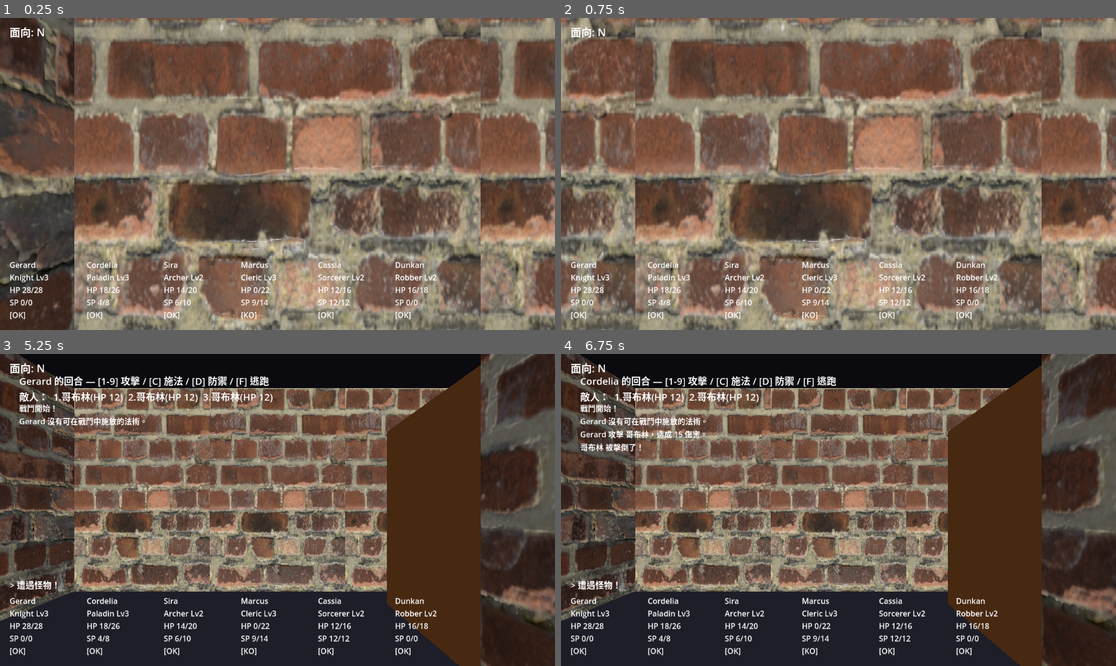
Above: before the commit, frames 1-4 (two rows, left to right).
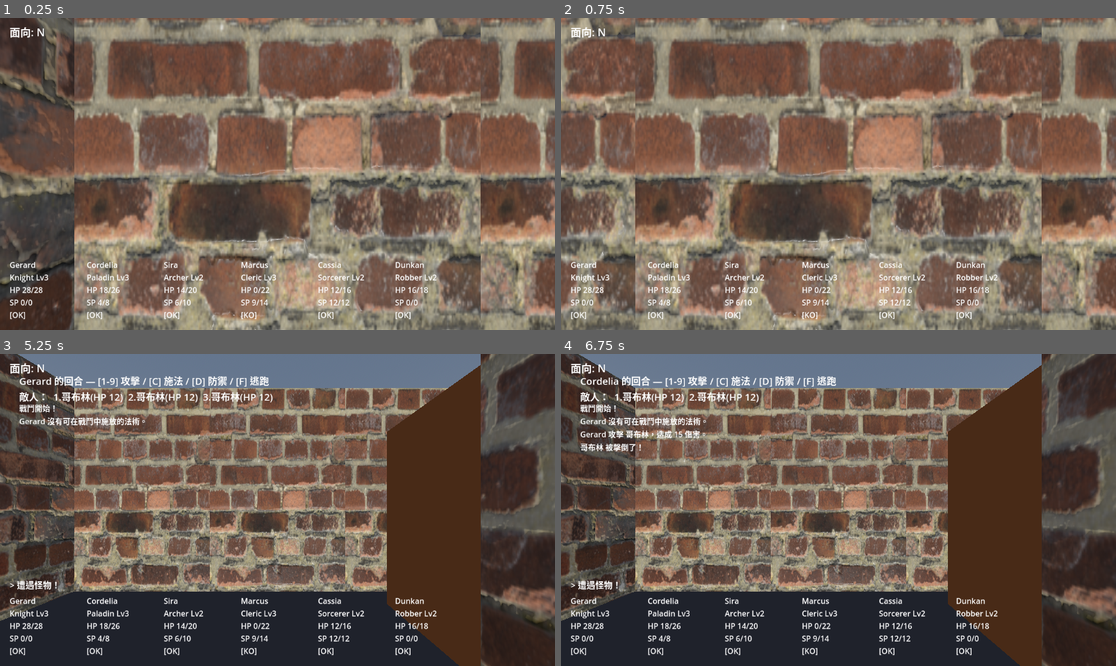
Above: after the commit, the same moments.

Repository: kurtsgm/mm
Game: Godot game, scene res://presentation/world/main.tscn
Same seed, same stepped clock (60 frames per second), same inputs: the game is played once before the commit and once after it.
Inputs (mouse positions are in pixels of both pictures, inside the frame that each line leads up to):
- Up to frame 1 (0.25 s): no input
- Up to frame 2 (0.75 s): tap Enter at 0.5 s; move the mouse to (960, 158) at 0.52 s; hold E (strafe_right) from 0.53 s (still down); hold Shift from 0.53 s (still down); click (960, 158) at 0.67 s
- Up to frame 3 (5.25 s): release E (strafe_right) at 1.25 s; release Shift at 1.25 s; tap Space at 1.25, 2.75, 4.25 s; drag from (166, 525) to (249, 572) at 1.27 s; tap Enter at 2, 3.5 s; move the mouse to (333, 441) at 2.02 s; hold E (strafe_right) 2.03-2.75 s; tap Ctrl at 2.1 s; drag from (249, 572) to (111, 463) at 2.77 s; move the mouse to (444, 556) at 3.52 s; hold Q (strafe_left) 3.53-4.25 s; tap 9 at 3.6 s; drag from (111, 463) to (194, 432) at 4.27 s; move the mouse to (305, 510) at 5.02 s; hold S (move_back) from 5.03 s (still down); tap C at 5.1 s; click (305, 510) at 5.17 s
- Up to frame 4 (6.75 s): release S (move_back) at 5.75 s; drag from (755, 432) to (727, 525) at 5.77 s; move the mouse to (960, 494) at 6.52 s; hold W (move_forward) from 6.53 s (still down); tap 2 at 6.6 s

The runs differ from the first frame. In frame 1, less than 0.1% of the frame differs, in the area x 78-85%, y 3-7%; in frame 2, less than 0.1%; in frame 3, 8.1%, in the area x 3-87%, y 0-29%; in frame 4, 8.1%.

Commit message:
feat(world): procedural sky background on WorldEnvironment
Background now a ProceduralSkyMaterial (zero-asset; sun follows the
DirectionalLight). Visible above the 3-tall walls in open areas. Inline
comment documents swapping to a real HDRI via PanoramaSkyMaterial.
248/248, boot clean.

Co-Authored-By: Claude Opus 4.8 (1M context) <noreply@anthropic.com>

Diff:
--- a/presentation/world/main.gd
+++ b/presentation/world/main.gd
@@ -2,11 +2,10 @@
 
 const MAP_PATH := "res://content/maps/level01.txt"
 
-# 環境光：補一層 ambient，讓背光/陰影區不會全黑、看得清材質。
-# 太暗就調高 AMBIENT_ENERGY；想換色調改 AMBIENT_COLOR；BG_VOID_COLOR 是牆外虛空底色。
+# 環境光 + 天空。太暗就調高 AMBIENT_ENERGY；想換色調改 AMBIENT_COLOR。
+# 背景用程序天空（零素材）；要換真實 HDRI 全景見 _setup_environment 內註解。
 const AMBIENT_COLOR := Color(0.72, 0.74, 0.82)
 const AMBIENT_ENERGY := 0.5
-const BG_VOID_COLOR := Color(0.04, 0.04, 0.06)
 
 @onready var _world_builder: WorldBuilder = $WorldBuilder
 @onready var _player: PlayerController = $PlayerController
@@ -60,9 +59,17 @@
 	GameState.player_facing = map.start_facing
 
 func _setup_environment() -> void:
+	# 背景天空：程序天空（零素材；太陽光暈方向跟隨 DirectionalLight3D）。
+	# 要換真實天空：下載一張「等距全景 HDRI」(Poly Haven HDRIs，.hdr/.exr，2:1)，
+	#   放進 res://content/sky/ → Godot import → 把下面兩行換成：
+	#     var pano := PanoramaSkyMaterial.new()
+	#     pano.panorama = load("res://content/sky/<檔名>.hdr")
+	#     sky.sky_material = pano
+	var sky := Sky.new()
+	sky.sky_material = ProceduralSkyMaterial.new()
 	var env := Environment.new()
-	env.background_mode = Environment.BG_COLOR
-	env.background_color = BG_VOID_COLOR
+	env.background_mode = Environment.BG_SKY
+	env.sky = sky
 	env.ambient_light_source = Environment.AMBIENT_SOURCE_COLOR
 	env.ambient_light_color = AMBIENT_COLOR
 	env.ambient_light_energy = AMBIENT_ENERGY
